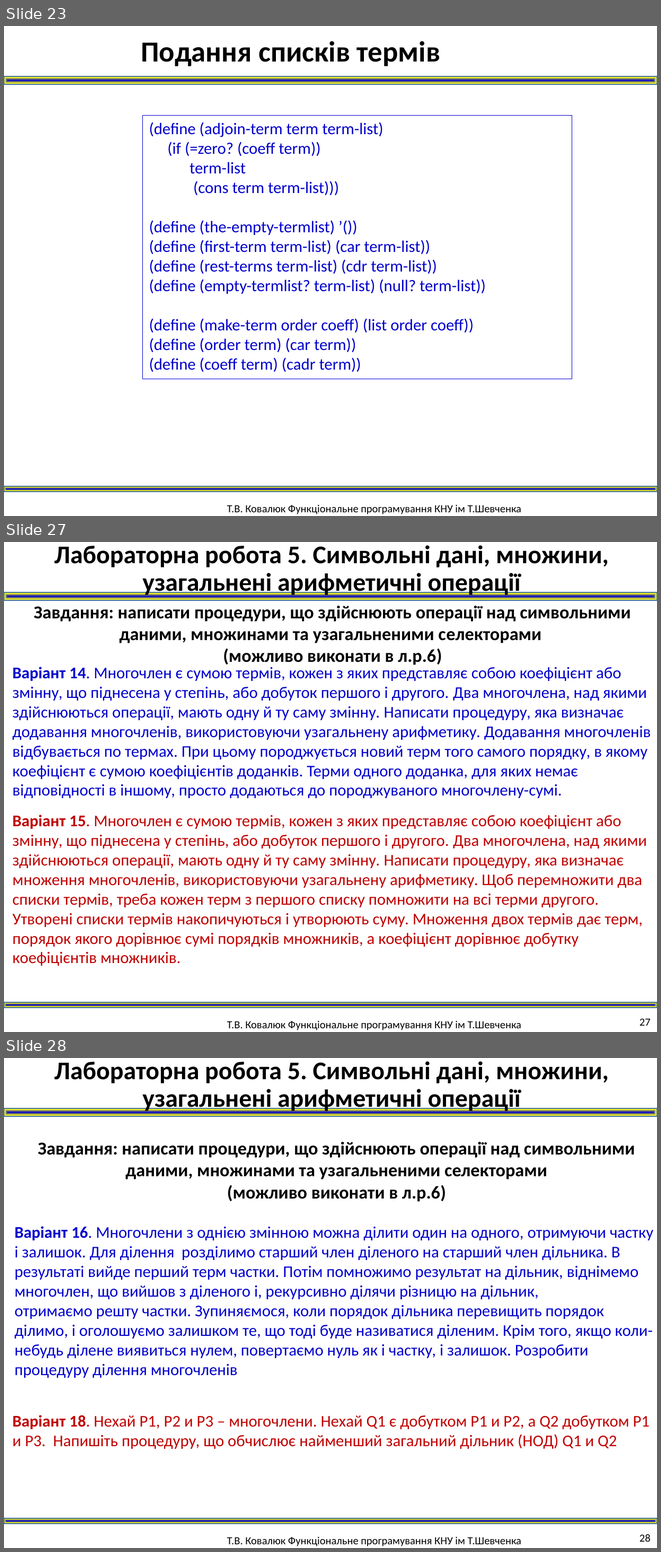
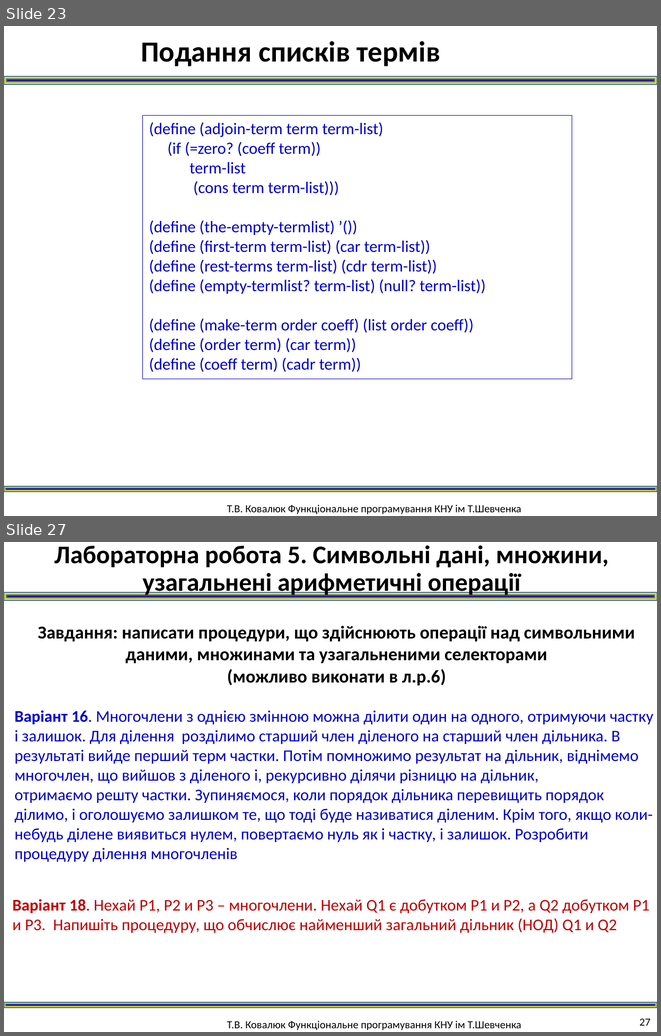
Before and after one commit to vladloza/funcprogram, a slide deck: лек6. Системи узагальнених операцій.pptx. Shown one above the other, each under a label of ours: slides 23, 27 and 28 before the commit, slides 23 and 27 after it; the slides between them are not shown. The pictures are 661x1552 and 661x1036 pixels, drawn with LibreOffice and Linux fonts; fonts in the diff are those of the drawing. Boxes give left, top, right and bottom in pixels: in the first picture for what was removed or moved away, otherwise in the second. Text is boxed around its words. In the diff, an @@ line names an element or a change of style, - is before the commit and + after.

```diff
--- a/лек6. Системи узагальнених операцій.pptx
+++ b/лек6. Системи узагальнених операцій.pptx
@@ slide 27 removed at box(4, 542, 657, 1032), background #FFFFFF; not listed: 3 template elements that a slide beside it also shows @@
@@ text removed at box(54, 545, 609, 597) @@
-Лабораторна робота 5. Символьні дані, множини, узагальнені арифметичні операції
@@ text removed at box(34, 606, 630, 665) @@
-Завдання: написати процедури, що здійснюють операції над символьними даними, множинами та узагальненими сeлекторами
-(можливо виконати в л.р.6)
@@ text removed at box(12, 664, 651, 798) @@
-Варіант 14. Многочлен є сумою термів, кожен з яких представляє собою коефіцієнт або змінну, що піднесена у степінь, або добуток першого і другого. Два многочлена, над якими здійснюються операції, мають одну й ту саму змінну. Написати процедуру, яка визначає додавання многочленів, використовуючи узагальнену арифметику. Додавання многочленів відбувається по термах. При цьому породжується новий терм того самого порядку, в якому коефіцієнт є сумою коефіцієнтів доданків. Терми одного доданка, для яких немає відповідності в іншому, просто додаються до породжуваного многочлену-сумі.
@@ text removed at box(12, 814, 647, 965) @@
-Варіант 15. Многочлен є сумою термів, кожен з яких представляє собою коефіцієнт або змінну, що піднесена у степінь, або добуток першого і другого. Два многочлена, над якими здійснюються операції, мають одну й ту саму змінну. Написати процедуру, яка визначає множення многочленів, використовуючи узагальнену арифметику. Щоб перемножити два списки термів, треба кожен терм з першого списку помножити на всі терми другого. Утворені списки термів накопичуються і утворюють суму. Множення двох термів дає терм, порядок якого дорівнює сумі порядків множників, а коефіцієнт дорівнює добутку коефіцієнтів множників.
@@ page number removed at box(639, 1018, 651, 1025) @@
-27
@@ what was slide 28 is now slide 27 @@
@@ page number at box(639, 1018, 651, 1025): text changed @@
-28
+27
```
Also in this commit, not shown: 2 slides added, 2 other slides removed.
